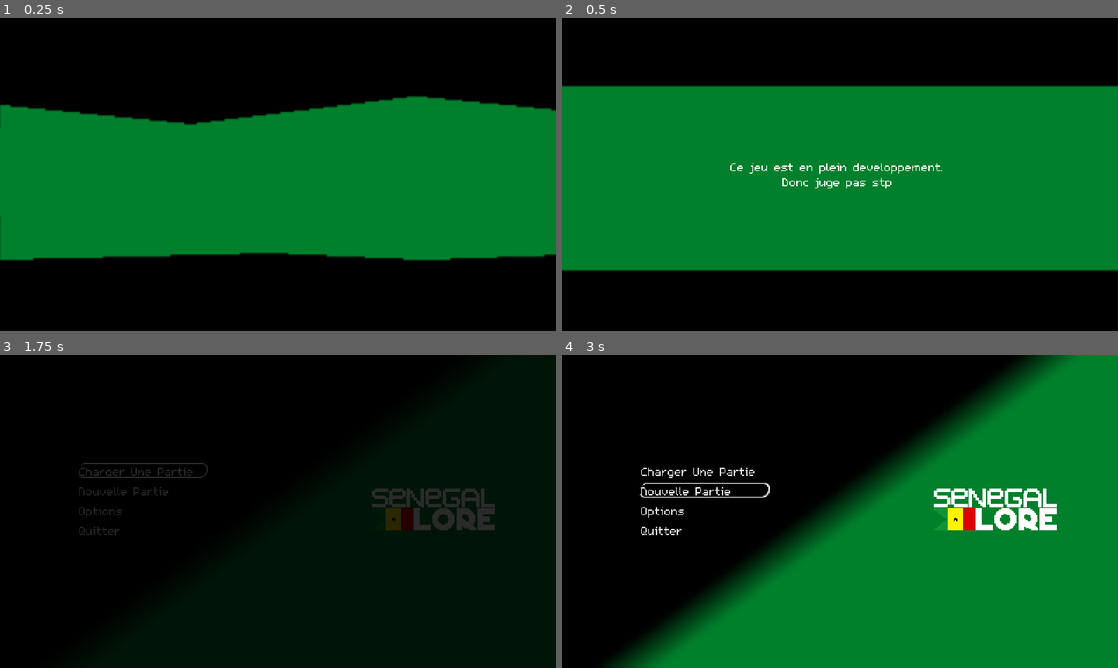
Above: before the commit, frames 1-4 (two rows, left to right).
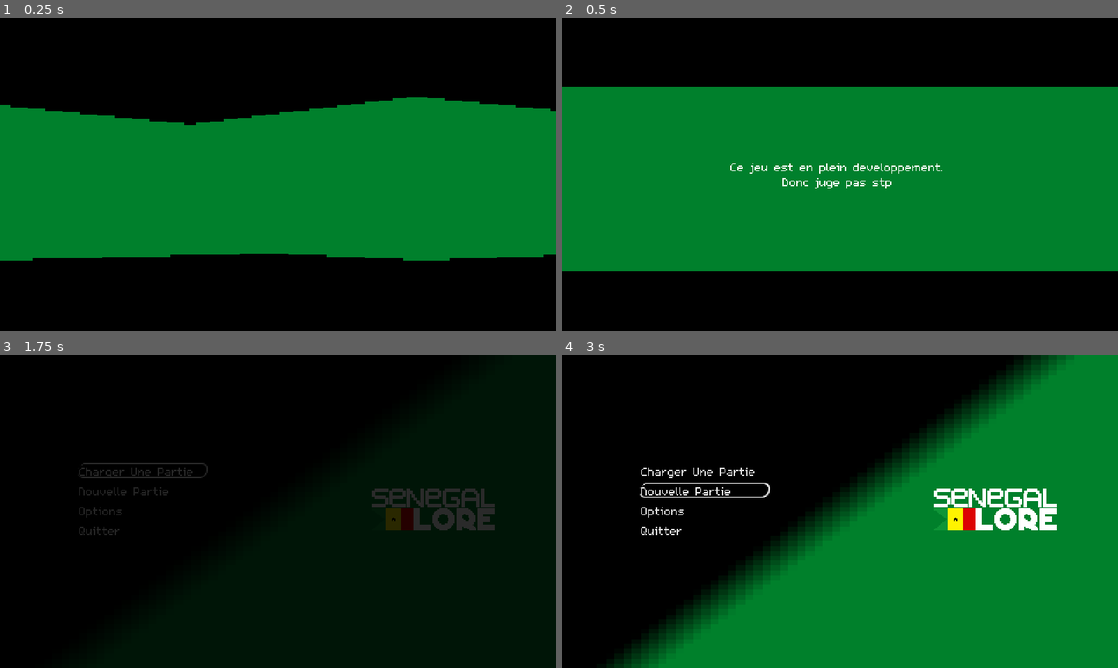
Above: after the commit, the same moments.

Repository: Milepowe/Senegal-Lore-godot
Game: Godot game, scene res://scenes/menus/start_menu/intro_message.tscn
Two runs of this game, one before a commit and one after it. Both use one fixed random seed, a clock stepped at 60 frames per second and the inputs below.
Inputs:
- Up to frame 1 (0.25 s): no input
- Up to frame 2 (0.5 s): no input
- Up to frame 3 (1.75 s): tap Enter (confirm) at 0.5, 1.35 s; hold Enter (confirm) 0.53-1.28 s
- Up to frame 4 (3 s): click "Options" at 2 s; click "Nouvelle Partie" at 2.75 s

The runs differ from the first frame. In frame 1, 0.5% of the frame differs, in the area x 0-100%, y 24-78%; in frame 2, 0.9%, in the area x 0-100%, y 21-81%; in frame 3, less than 0.1%; in frame 4, less than 0.1%.

Commit message:
use nearest instead of the other random thing

Diff:
--- a/project.godot
+++ b/project.godot
@@ -97,3 +97,4 @@
 [rendering]
 
 renderer/rendering_method="gl_compatibility"
+textures/default_filters/use_nearest_mipmap_filter=true
--- a/scenes/menus/combat/combat.tscn
+++ b/scenes/menus/combat/combat.tscn
@@ -11,6 +11,7 @@
 [ext_resource type="Texture2D" uid="uid://c587n8blubpct" path="res://assests/ui/combat/sp_bar_full.png" id="9_1bu58"]
 
 [node name="Combat" type="Node2D"]
+texture_filter = 1
 script = ExtResource("1_bdjml")
 
 [node name="Backgroud" type="ColorRect" parent="."]
@@ -35,6 +36,7 @@
 metadata/_edit_use_anchors_ = true
 
 [node name="RichTextLabel" type="RichTextLabel" parent="TopInfos"]
+layout_mode = 0
 offset_left = 6.0
 offset_top = 2.0
 offset_right = 105.0
@@ -46,7 +48,7 @@
 [node name="PlayerInfos" type="Polygon2D" parent="."]
 position = Vector2(48, 64)
 color = Color(0, 0, 0, 1)
-polygon = PackedVector2Array(328, 192, 336, 160, 424, 160, 416, 192)
+polygon = PackedVector2Array(328, 192, 336, 160, 392, 152, 424, 160, 416, 192, 360, 200)
 
 [node name="Name" type="RichTextLabel" parent="PlayerInfos"]
 offset_left = 338.0
--- a/scenes/menus/options/options.tscn
+++ b/scenes/menus/options/options.tscn
@@ -6,6 +6,7 @@
 [ext_resource type="Script" path="res://scripts/menu/volume.gd" id="4_ycxxn"]
 
 [node name="Options" type="Node2D"]
+texture_filter = 1
 script = ExtResource("1_74sod")
 
 [node name="menu_music" type="AudioStreamPlayer" parent="."]
--- a/scenes/menus/start_menu/intro_message.tscn
+++ b/scenes/menus/start_menu/intro_message.tscn
@@ -45,6 +45,7 @@
 }
 
 [node name="Intro" type="Node2D"]
+texture_filter = 1
 script = ExtResource("1_q4vui")
 
 [node name="menu_woosh" type="AudioStreamPlayer" parent="."]
--- a/scenes/menus/start_menu/main.tscn
+++ b/scenes/menus/start_menu/main.tscn
@@ -17,6 +17,7 @@
 fill_to = Vector2(0.559829, 0)
 
 [node name="Main" type="Node2D"]
+texture_filter = 1
 script = ExtResource("1_2ayuy")
 
 [node name="menu_music" type="AudioStreamPlayer" parent="."]
